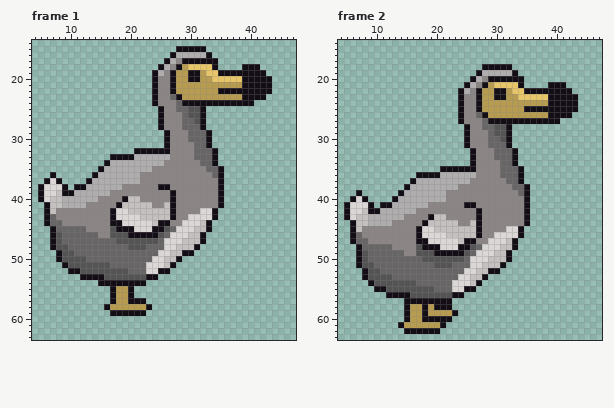
A animated GIF sprite gets an edit: sprite/animal/dodo/preview.gif. That is the earlier state.
The file is 48x64 pixels, 4 frames. Shown: frame 1: x 4..47, y 14..63; frame 2: x 4..47, y 14..63. The old version is drawn lined up with the new one. The commit also changed other frames, which this record leaves out.
And afterwards:
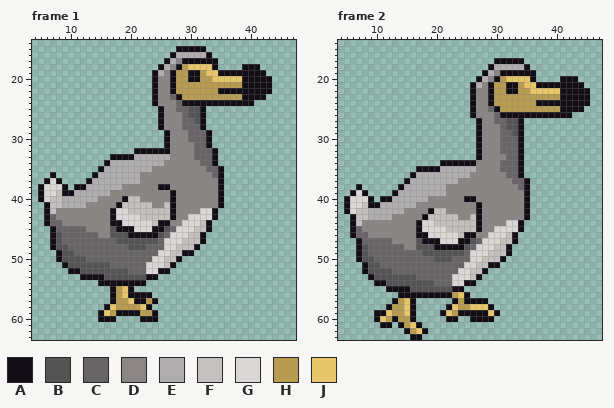
Palette (. is transparent): A #130e15  B #555454  C #676565  D #8c8585  E #afadad  F #c4c0c0  G #dbd7d7  H #b79b50  J #e7c569
The exact change:
whole drawing moved by -2,-1 (the old picture is shown already moved)
Frame 1:
y 55: x 19 H -> J
y 56: x 19 H -> J; x 21..23 ... -> AAA
y 57: x 20 A -> J; x 23..24 .. -> HA
y 58: x 17 H -> J; x 22 H -> J
y 59: x 15..17 ..A -> AJH; x 22..24 A.. -> HHA
y 60: x 15..17 ... -> AAA; x 22..24 ... -> AAA
Frame 2:
y 17: x 30..34 ..... -> AAAAA
y 18: x 28 A -> .; x 30..35 AAA... -> EEEEEA
y 19: x 27..28 AE -> .A; x 30..32 EEE -> DAA; x 34..36 ... -> AAA
y 20: x 26..29 AEDA -> .AED; x 31..36 AAAA.. -> HJJJJA; x 41..43 ... -> AAA
y 21: x 25..38 AEDAHJJJJA.... -> .AEDAHHAAHJJAA; x 42..44 ... -> AAA
y 22: x 24..40 AEDAHHAAHJJAAAAAA -> ..ADDAHHAAHHJJJJJ; x 43..45 ... -> AAA
y 23: x 24..31 ADDAHHAA -> ..ADDAHH; x 34..40 JJJJJAA -> HHHHHHH; x 44..45 .. -> AA
y 24: x 24..29 ADDAHH -> ..ADDA; x 37..38 HH -> AA; x 44..45 .. -> AA
y 25: x 24..30 ADDAHHH -> ..ADDCA; x 35..40 AAAAAA -> HHHHHH; x 44 . -> A
y 26: x 24..38 ADDCAHHHHHHHHHH -> ..ADDDCAAAAAAAA
y 27: x 24..33 ADDDCAAAAA -> ...ADDCCBB; x 35..40 AAAAAA -> ......
y 28: x 25..34 ADDCCBBA.. -> ..ADDDCBBA
y 29: x 25..27 ADD -> ..A; x 29..34 CBBA.. -> DDCCBA
y 30: x 25..27 ADD -> ..A; x 29..34 CCBA.. -> DDCCCA
y 31: x 25..27 ADD -> ..A; x 29..30 CC -> DD; x 32..34 A.. -> CCA
y 32: x 26..27 AD -> .A; x 30 C -> D; x 33..34 A. -> CA
y 33: x 26..27 AD -> .A; x 30..31 CC -> DD; x 33..34 A. -> CA
y 34: x 21..25 ..... -> AAAAA; x 33..34 A. -> CA
y 35: x 17..26 ....AAAAAA -> AAAAEEEEEE
y 36: x 16..20 .AAAA -> AEEEE; x 26 E -> D; x 31 C -> D
y 37: x 15..16 .A -> AE; x 24..25 EE -> DD; x 32 C -> D; x 34..35 A. -> CA
y 38: x 7 . -> A; x 14..15 .A -> AE; x 22..23 EE -> DD; x 33 C -> D
y 39: x 6..8 .A. -> AGA; x 13..14 .A -> AE; x 34 C -> D
y 40: x 5..6 .A -> AG; x 8..9 A. -> GA; x 11..13 ..A -> AAE; x 19..21 EEE -> DDD; x 25..26 DD -> AA
y 41: x 8 G -> F; x 10..12 .AA -> AEE; x 17..18 EE -> DD; x 25..27 AAD -> DDA
y 42: x 7 G -> F; x 9..10 AA -> EE; x 15..16 EE -> DD; x 19..21 DDD -> AFF
y 43: x 5..6 AG -> .A; x 13..14 EE -> DD; x 18..19 DA -> AF; x 22..23 DD -> FF; x 26 D -> F
y 44: x 8..12 FEEEE -> DDDDD; x 17..19 DAF -> AGG; x 24..25 DD -> FF; x 32..35 DDDA -> GGA.
y 45: x 7 F -> C; x 20..21 FF -> GG; x 30..31 DD -> GG
y 46: x 8 D -> C; x 18 G -> A; x 22..23 FF -> GG; x 25..27 FFA -> AAD; x 29 D -> G; x 32..34 GGA -> FA.
y 47: x 6..7 AC -> .A; x 9..12 DDDD -> CCCC; x 17 A -> B; x 19..20 GG -> AA; x 24 F -> A; x 26..28 ADD -> BCG; x 31 G -> F
y 48: x 8 C -> B; x 13..14 DD -> CC; x 18..19 AA -> BB; x 21..23 GGG -> AAA; x 25..27 ABC -> BCG; x 30 G -> F; x 32..33 FA -> A.
y 49: x 15..17 DDB -> CCC; x 20..26 AAAAABC -> BBBBBCG; x 29 G -> F
y 50: x 9 C -> B; x 18..19 BB -> CC; x 23..24 BB -> CC; x 28 G -> F; x 31..32 FA -> A.
y 51: x 7..8 AB -> .A; x 10 C -> B; x 20..22 BBB -> CCC; x 25 C -> G; x 27 G -> F; x 29..31 FFA -> AA.
y 52: x 11..12 CC -> BB; x 24 C -> G; x 26 G -> F; x 28..30 FAA -> A..
y 53: x 8..9 AB -> .A; x 13..16 CCCC -> BBBB; x 23 C -> G; x 27..28 FA -> A.
y 54: x 9..11 ABB -> .AA; x 17..19 CCC -> BBB; x 25..27 GFA -> AA.
y 55: x 10..15 AABBBB -> ..AAAA; x 20..26 CCCGGAA -> BBBAA..
y 56: x 12..13 AA -> ..; x 16..25 BBBBBBBAA. -> AAAAAAAHJA
y 57: x 13..15 ..A -> AHJ; x 17..28 AAAAAA...... -> ......AHAAAA
y 58: x 12..21 ...AHHAHAA -> AHHJA.....; x 23..29 ....... -> JHHJJJA
y 59: x 10..30 .....AHHAHHHHA....... -> AAJHHJA....AJHAAAAAJA
y 60: x 10..21 .....AHHAAAA -> AJHAHHA.....; x 23 . -> A; x 26..29 .... -> AAAA
y 61: x 11..12 .. -> AA; x 16..21 HHHHHA -> JA....
y 62: x 16..17 AA -> HJ; x 19..20 AA -> ..
y 63: x 16..17 .. -> AA
Changed places in both pictures, as pixel boxes (x1, y1, x2, y2):
changed: (98, 286, 158, 322)
changed: (344, 58, 590, 340)
